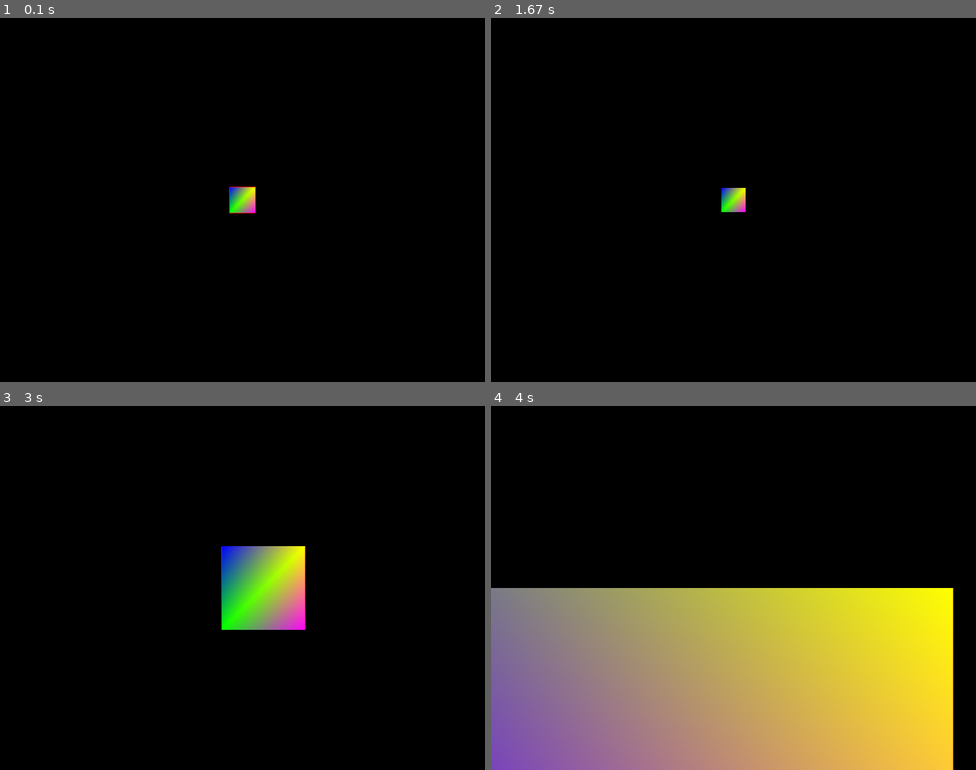
Above: before the commit, frames 1-4 (two rows, left to right).
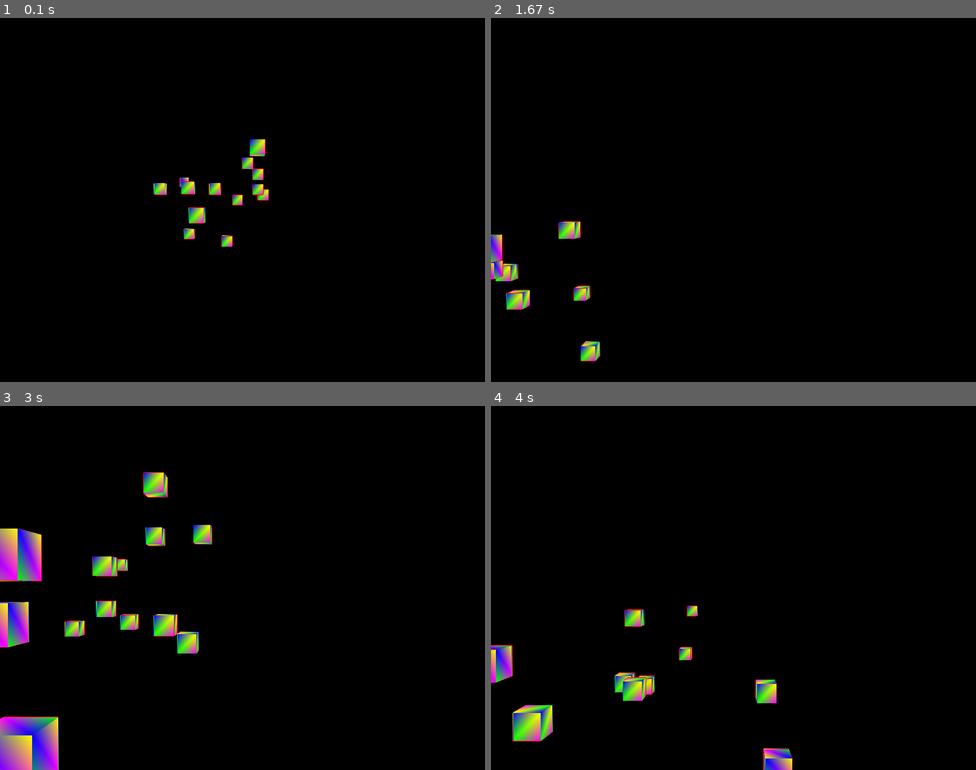
Above: after the commit, the same moments.

Repository: DHameete/pygames
Game: pygame game, started from 02_RubiksCube/main.py
Two runs of this game, one before a commit and one after it. Both use one fixed random seed, a clock stepped at 60 frames per second and the inputs below.
Inputs:
- Up to frame 1 (0.1 s): no input
- Up to frame 2 (1.67 s): hold Right 0.33-0.8 s; hold Up 0.83-1.3 s; hold Right from 1.33 s (still down)
- Up to frame 3 (3 s): release Right at 1.8 s; hold Left 1.83-2.37 s; hold Down 2.4-2.87 s; hold Left from 2.9 s (still down)
- Up to frame 4 (4 s): release Left at 3.37 s; hold Up 3.4-3.87 s; hold Right from 3.9 s (still down)

The runs differ from the first frame. In frame 1, 1.4% of the frame differs, in the area x 31-56%, y 33-63%; in frame 2, 1.6%; in frame 3, 9.9%; in frame 4, 48%, in the area x 0-96%, y 50-100%.

Commit message:
infinite cubes

Diff:
--- a/02_RubiksCube/main.py
+++ b/02_RubiksCube/main.py
@@ -1,6 +1,7 @@
 import pygame
 from pygame.locals import *
 import sys
+import random
 
 from OpenGL.GL import *
 from OpenGL.GLU import *
@@ -9,7 +10,7 @@
 
 
 
-verticies = (
+vertices = (
     (1, -1, -1),
     (1, 1, -1),
     (-1, 1, -1),
@@ -52,14 +53,52 @@
     (1,0,1),
 )
 
-
-def Cube():
+ground_vertices = (
+    (-10, -1.1, 20),
+    (10, -1.1, 20),
+    (-10, -1.1, -300),
+    (10, -1.1, -300),
+)
+
+def ground():
+    glBegin(GL_QUADS)
+    for vertex in ground_vertices:
+        glColor3fv((0, 0.5, 0.5))
+        glVertex3fv(vertex)
+
+    glEnd()
+
+
+def set_vertices(max_distance, min_distance = -20):
+    x_value_change = random.randrange(-10,10)
+    y_value_change = random.randrange(-10,10)
+    z_value_change = random.randrange(-1*max_distance, min_distance)
+
+    new_vertices = []
+
+    for vert in vertices:
+        new_vert = []
+
+        new_x = vert[0] + x_value_change
+        new_y = vert[1] + y_value_change
+        new_z = vert[2] + z_value_change
+
+        new_vert.append(new_x)
+        new_vert.append(new_y)
+        new_vert.append(new_z)
+
+        new_vertices.append(new_vert)
+
+    return new_vertices
+
+
+def Cube(vertices):
     glBegin(GL_QUADS)
     for surface in surfaces:
         x = 1
         for vertex in surface:
             glColor3fv(colors[x])
-            glVertex3fv(verticies[vertex])
+            glVertex3fv(vertices[vertex])
             x += 1
     glEnd()
 
@@ -68,7 +107,7 @@
     glColor3fv(colors[0])
     for edge in edges:
         for vertex in edge:
-            glVertex3fv(verticies[vertex])
+            glVertex3fv(vertices[vertex])
     glEnd()
 
 
@@ -76,7 +115,7 @@
     glBegin(GL_LINES)
     for edge in edges:
         for vertex in edge:
-            v = tuple(x/2 for x in verticies[vertex])
+            v = tuple(x/2 for x in vertices[vertex])
             glVertex3fv(v)
     glEnd()
 
@@ -87,61 +126,81 @@
     displaysurface = pygame.display.set_mode(display, DOUBLEBUF|OPENGL)
     pygame.display.set_caption("Rubik's Cube")
 
-    gluPerspective(45, (display[0]/display[1]), 0.1, 50.0)
-
-    glTranslatef(0.0, 0.0, -40)
+    max_distance = 100
+
+    gluPerspective(45, (display[0]/display[1]), 0.1, max_distance)
+
+    glTranslatef(random.randrange(-5,5),random.randrange(-5,5), -40)
     # glRotatef(25, 2, 1, 0)
 
-    object_passed = False
-
-    print(object_passed)
-
-    while not object_passed:
+    # object_passed = False
+
+    x_move = 0
+    y_move = 0
+
+    cube_dict = {}
+
+    for x in range(20):
+        cube_dict[x] = set_vertices(max_distance)
+
+    while True:
         for event in pygame.event.get():
             if event.type == QUIT:
                 pygame.quit()
                 sys.exit()
+
             if event.type == KEYDOWN:
                 if event.key == K_SPACE:
-                    glRotatef(1, 3, 1, 1)
+                    glRotatef(10, 1, 1, 1)
                 if event.key == K_LEFT:
-                    glTranslatef(0.5, 0, 0)
+                    x_move = 0.3
                 if event.key == K_RIGHT:
-                    glTranslatef(-0.5, 0, 0)
+                    x_move = -0.3
                 if event.key == K_UP:
-                    glTranslatef(0, -1, 0)
+                    y_move = -0.3
                 if event.key == K_DOWN:
-                    glTranslatef(0, 1, 0)
-            # if event.type == MOUSEBUTTONDOWN:
-            #     if event.button == 4:
-            #         glTranslatef(0, 0, 1.0)
-            #     if event.button == 5:
-            #         glTranslatef(0, 0, -1.0)
-
-        x = glGetDoublev(GL_MODELVIEW_MATRIX)
-
-        camera_z = x[3][2]
-
-        if camera_z <= 0:
-            object_passed = True
+                    y_move = 0.3
+
+            if event.type == KEYUP:
+                if event.key == K_LEFT or event.key == K_RIGHT:
+                    x_move = 0
+                if event.key == K_UP or event.key == K_DOWN:
+                    y_move = 0
+
+        mdlview_matrx = glGetDoublev(GL_MODELVIEW_MATRIX)
+
+        camera_z = mdlview_matrx[3][2]
+
+        # if camera_z <= 0:
+        #     object_passed = True
 
         # glRotatef(1, 3, 1, 1)
         glClear(GL_COLOR_BUFFER_BIT|GL_DEPTH_BUFFER_BIT)
-        glTranslatef(0, 0, 0.5)
+        glTranslatef(x_move, y_move, 0.5)
        # Enable depth test
         glEnable(GL_DEPTH_TEST)
         # Accept fragment if it closer to the camera than the former one
         glDepthFunc(GL_LESS)
 
-        Cube()
+        # ground()
+
+        for each_cube in cube_dict:
+            Cube(cube_dict[each_cube])
+
+
+        for each_cube in cube_dict:
+            if camera_z <= cube_dict[each_cube][0][2]:
+                new_max = int(-1*(camera_z-max_distance))
+
+                cube_dict[each_cube] = set_vertices(new_max, int(camera_z))
+
         # Cube_small()
         pygame.display.flip()
         pygame.time.wait(10)
 
 
 if __name__ == "__main__":
-    for x in range(10):
-        main()
-        glLoadIdentity()
+    main()
+    glLoadIdentity()
     pygame.quit()
     quit()
